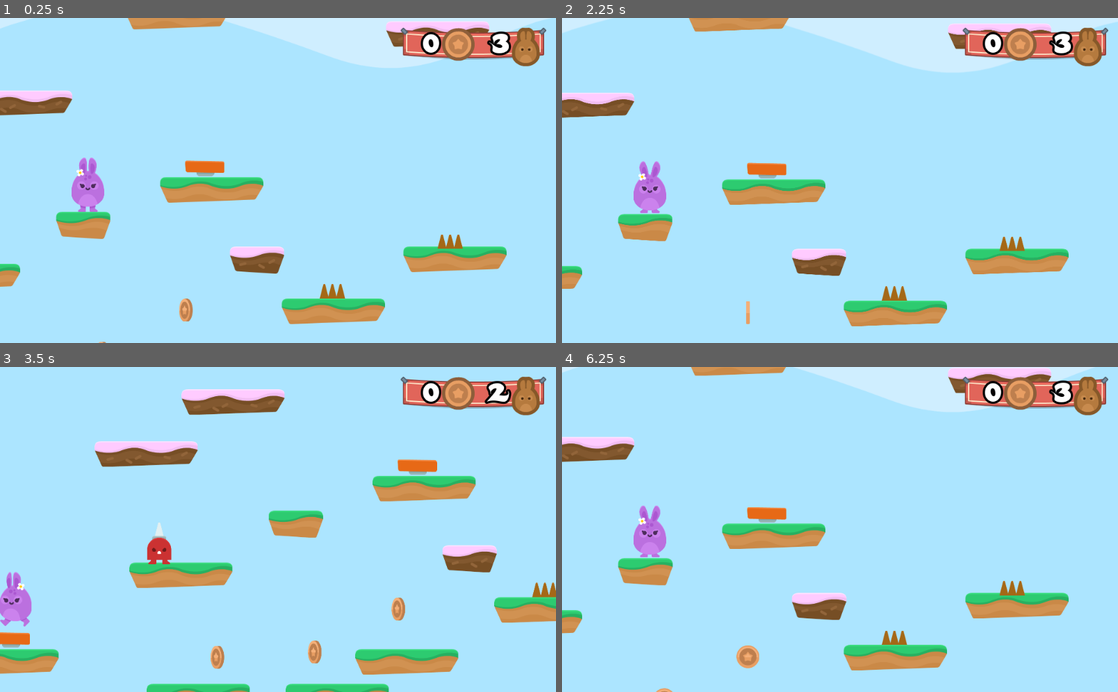
Above: before the commit, frames 1-4 (two rows, left to right).
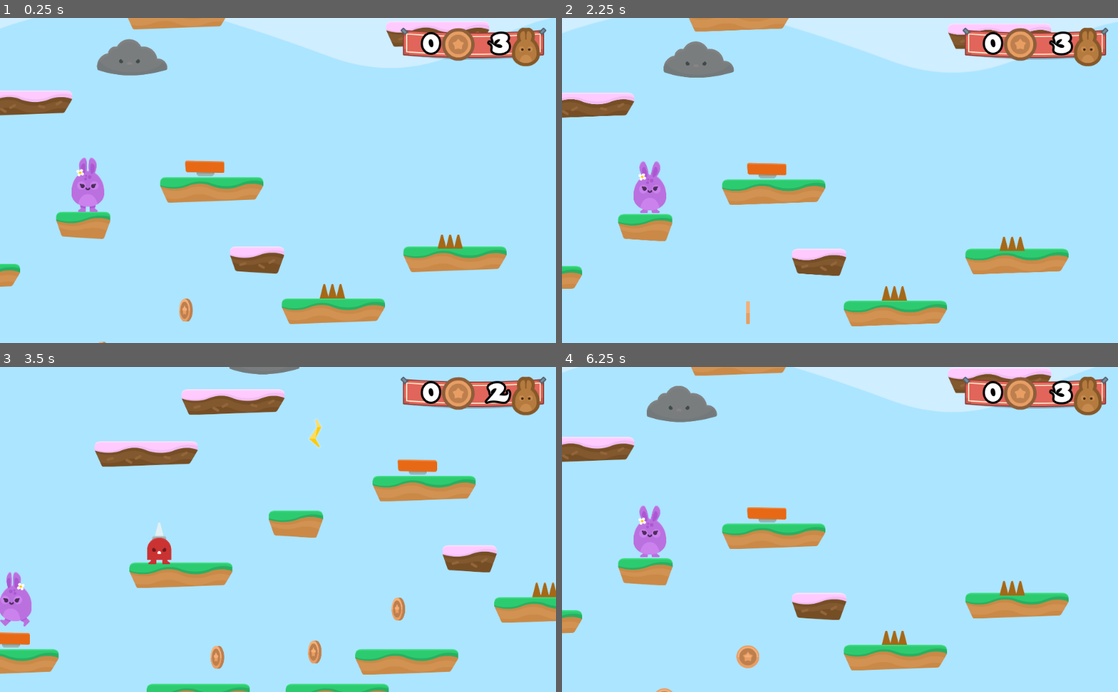
Above: after the commit, the same moments.

Repository: andredarcie/discovering-godot-course
Game: Godot game, scene res://Levels/Level1.tscn
Same seed, same stepped clock (60 frames per second), same inputs: the game is played once before the commit and once after it.
Inputs (mouse positions are in pixels of both pictures, inside the frame that each line leads up to):
- Up to frame 1 (0.25 s): no input
- Up to frame 2 (2.25 s): hold D (right) 0.53-2 s; tap Space (Jump) at 0.77, 1.52 s; click (940, 226) at 2 s
- Up to frame 3 (3.5 s): hold A (left) from 2.78 s (still down)
- Up to frame 4 (6.25 s): release A (left) at 3.53 s; hold D (right) 3.53-5.03 s; tap Space (Jump) at 3.77, 4.52, 5.27 s; hold A (left) 5.03-5.75 s; click (940, 575) at 5.75 s

The runs differ from the first frame. In frame 1, 1.0% of the frame differs, in the area x 17-31%, y 6-18%; in frame 2, 1.0%; in frame 3, 0.3%; in frame 4, 1.0%, in the area x 15-28%, y 5-18%.

Commit message:
Add new enemy Cloud

Diff:
--- a/Hoppy Days/Levels/Level1.tscn
+++ b/Hoppy Days/Levels/Level1.tscn
@@ -9,6 +9,7 @@
 [ext_resource path="res://GUI/GUI.tscn" type="PackedScene" id=7]
 [ext_resource path="res://Items/Coin.tscn" type="PackedScene" id=8]
 [ext_resource path="res://NPCs/Spikeman.tscn" type="PackedScene" id=9]
+[ext_resource path="res://NPCs/Cloud.tscn" type="PackedScene" id=10]
 
 [node name="Level1" type="Node2D"]
 script = ExtResource( 6 )
@@ -60,3 +61,6 @@
 
 [node name="Spikeman" parent="NPCs" instance=ExtResource( 9 )]
 position = Vector2( 977.98, 1208.11 )
+
+[node name="Cloud" parent="NPCs" instance=ExtResource( 10 )]
+position = Vector2( 1623.46, 517.243 )
--- /dev/null
+++ b/Hoppy Days/NPCs/Cloud.gd
@@ -0,0 +1,17 @@
+extends Node2D
+
+var timeout = false
+
+func _process(delta):
+	if $Sprite/RayCast2D.is_colliding():
+		fire()
+
+func fire():
+	if not timeout:
+		$Sprite/RayCast2D.add_child(load("res://NPCs/Lightning.tscn").instance())
+		$Sprite/Timer.start()
+		timeout = true
+
+
+func _on_Timer_timeout():
+	timeout = false
--- /dev/null
+++ b/Hoppy Days/NPCs/Cloud.tscn
@@ -0,0 +1,41 @@
+[gd_scene load_steps=4 format=2]
+
+[ext_resource path="res://GFX/Enemies/cloud.png" type="Texture" id=1]
+[ext_resource path="res://NPCs/Cloud.gd" type="Script" id=2]
+
+[sub_resource type="Animation" id=1]
+resource_name = "CloudDrift"
+length = 8.0
+step = 1.0
+tracks/0/type = "value"
+tracks/0/path = NodePath(".:position")
+tracks/0/interp = 1
+tracks/0/loop_wrap = true
+tracks/0/imported = false
+tracks/0/enabled = true
+tracks/0/keys = {
+"times": PoolRealArray( 0, 2, 6 ),
+"transitions": PoolRealArray( 1, 1, 1 ),
+"update": 0,
+"values": [ Vector2( 0, 0 ), Vector2( -500, 0 ), Vector2( 500, 0 ) ]
+}
+
+[node name="Cloud" type="Node2D"]
+script = ExtResource( 2 )
+
+[node name="Sprite" type="Sprite" parent="."]
+self_modulate = Color( 0.541176, 0.521569, 0.521569, 1 )
+texture = ExtResource( 1 )
+
+[node name="AnimationPlayer" type="AnimationPlayer" parent="Sprite"]
+autoplay = "CloudDrift"
+anims/CloudDrift = SubResource( 1 )
+
+[node name="Timer" type="Timer" parent="Sprite"]
+one_shot = true
+
+[node name="RayCast2D" type="RayCast2D" parent="Sprite"]
+position = Vector2( 0, 60 )
+enabled = true
+cast_to = Vector2( 0, 750 )
+[connection signal="timeout" from="Sprite/Timer" to="." method="_on_Timer_timeout"]
--- /dev/null
+++ b/Hoppy Days/NPCs/Lightning.gd
@@ -0,0 +1,24 @@
+extends Node2D
+
+const SPEED = 300
+
+func _ready():
+	set_as_toplevel(true)
+	global_position = get_parent().global_position
+
+
+func _process(delta):
+	position.y += SPEED * delta
+	manage_collision()
+
+
+func manage_collision():
+	var collider = $Area2D.get_overlapping_bodies()
+	for object in collider:
+		if object.name == "Player":
+			get_tree().call_group("Gamestate", "hurt")
+		queue_free()
+
+
+func _on_VisibilityNotifier2D_screen_exited():
+	queue_free()
--- /dev/null
+++ b/Hoppy Days/NPCs/Lightning.tscn
@@ -0,0 +1,34 @@
+[gd_scene load_steps=6 format=2]
+
+[ext_resource path="res://GFX/Particles/lighting_blue.png" type="Texture" id=1]
+[ext_resource path="res://GFX/Particles/lighting_yellow.png" type="Texture" id=2]
+[ext_resource path="res://NPCs/Lightning.gd" type="Script" id=3]
+
+[sub_resource type="SpriteFrames" id=1]
+animations = [ {
+"frames": [ ExtResource( 1 ), ExtResource( 2 ) ],
+"loop": true,
+"name": "default",
+"speed": 5.0
+} ]
+
+[sub_resource type="RectangleShape2D" id=2]
+extents = Vector2( 25.7638, 60.122 )
+
+[node name="Lightning" type="Node2D"]
+script = ExtResource( 3 )
+
+[node name="Area2D" type="Area2D" parent="."]
+collision_layer = 4
+collision_mask = 2147483651
+
+[node name="AnimatedSprite" type="AnimatedSprite" parent="Area2D"]
+frames = SubResource( 1 )
+playing = true
+
+[node name="CollisionShape2D" type="CollisionShape2D" parent="Area2D"]
+visible = false
+shape = SubResource( 2 )
+
+[node name="VisibilityNotifier2D" type="VisibilityNotifier2D" parent="Area2D"]
+[connection signal="screen_exited" from="Area2D/VisibilityNotifier2D" to="." method="_on_VisibilityNotifier2D_screen_exited"]
Not shown: 1 places in Hoppy Days/Levels/Level1.tscn that only renumber resources
